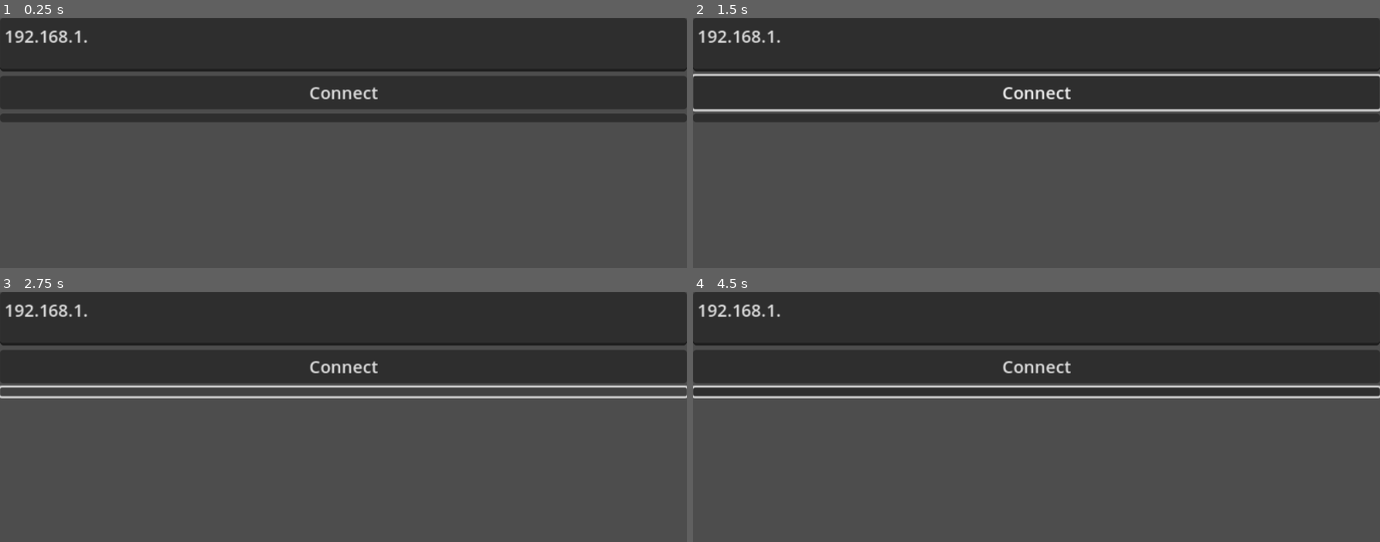
Above: before the commit, frames 1-4 (two rows, left to right).
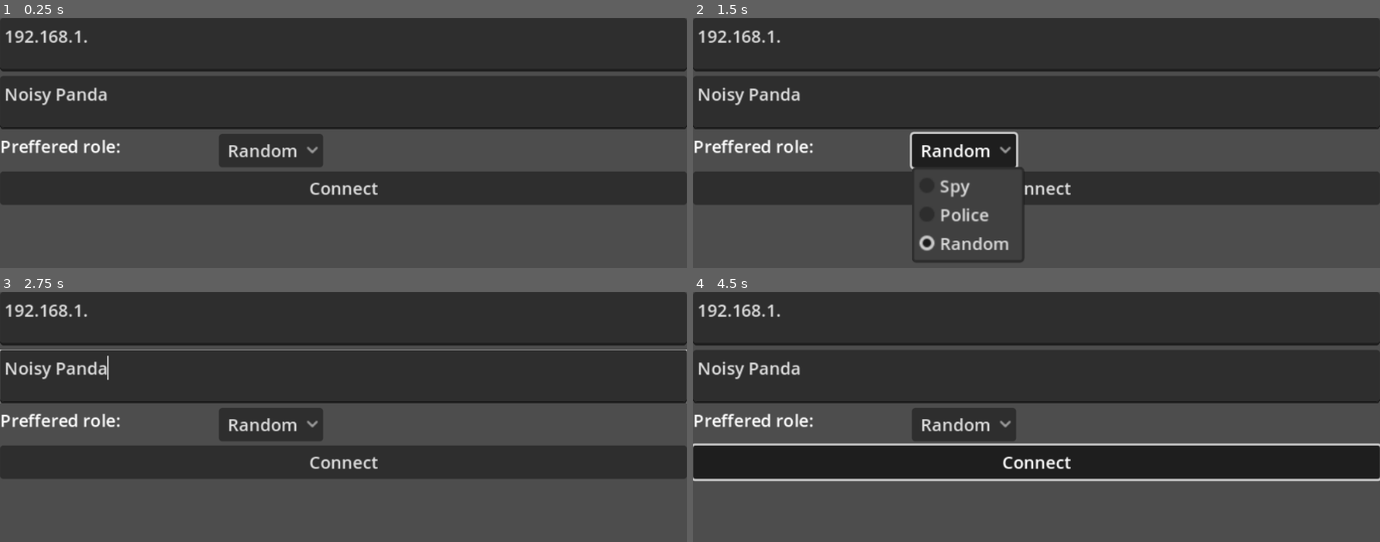
Above: after the commit, the same moments.

Repository: TheWrongUlraf/SummerGameJam2025
Game: Godot game, scene res://scenes/LobbyScreen.tscn
The game is run twice, just before and just after one commit, with the same random seed, the same clock (stepped at 60 frames per second) and the same inputs.
Inputs (mouse positions are in pixels of both pictures, inside the frame that each line leads up to):
- Up to frame 1 (0.25 s): no input
- Up to frame 2 (1.5 s): click "Connect" at 0.5 s; click (960, 150) at 1.25 s, where only the run after the commit has a clickable "Random"
- Up to frame 3 (2.75 s): click (343, 392) at 2.02 s
- Up to frame 4 (4.5 s): click (960, 424) at 2.75 s, where only the run after the commit has a clickable "Random"; click (960, 424) at 3.5 s, where only the run after the commit has a clickable "Random"; tap Enter at 4.25 s; move the mouse to (1187, 467) at 4.27 s; click (1187, 467) at 4.42 s

The runs differ from the first frame. In frame 1, 20% of the frame differs, in the area x 0-100%, y 27-75%; in frame 2, 21%; in frame 3, 21%; in frame 4, 23%, in the area x 0-100%, y 27-76%.

Commit message:
Enter name and role, assign roles to clients

Diff:
--- a/scenes/LobbyScreen.tscn
+++ b/scenes/LobbyScreen.tscn
@@ -22,17 +22,49 @@
 [node name="ClientControls" type="VBoxContainer" parent="VerticalBox"]
 layout_mode = 2
 
-[node name="ServerIP" type="TextEdit" parent="VerticalBox/ClientControls"]
+[node name="NotConnected" type="VBoxContainer" parent="VerticalBox/ClientControls"]
+layout_mode = 2
+
+[node name="ServerIP" type="TextEdit" parent="VerticalBox/ClientControls/NotConnected"]
 custom_minimum_size = Vector2(0, 50)
 layout_mode = 2
 text = "192.168.1."
 
-[node name="ConnectButton" type="Button" parent="VerticalBox/ClientControls"]
+[node name="NameEdit" type="TextEdit" parent="VerticalBox/ClientControls/NotConnected"]
+custom_minimum_size = Vector2(0, 50)
+layout_mode = 2
+
+[node name="HBoxContainer" type="HBoxContainer" parent="VerticalBox/ClientControls/NotConnected"]
+layout_mode = 2
+
+[node name="RoleLabel" type="RichTextLabel" parent="VerticalBox/ClientControls/NotConnected/HBoxContainer"]
+custom_minimum_size = Vector2(200, 0)
+layout_mode = 2
+text = "Preffered role:"
+fit_content = true
+
+[node name="RoleSelector" type="OptionButton" parent="VerticalBox/ClientControls/NotConnected/HBoxContainer"]
+layout_mode = 2
+selected = 2
+item_count = 3
+popup/item_0/text = "Spy"
+popup/item_0/id = 0
+popup/item_1/text = "Police"
+popup/item_1/id = 1
+popup/item_2/text = "Random"
+popup/item_2/id = 2
+
+[node name="ConnectButton" type="Button" parent="VerticalBox/ClientControls/NotConnected"]
 layout_mode = 2
 text = "Connect"
 
-[node name="DisconnectButton" type="Button" parent="VerticalBox/ClientControls"]
+[node name="Connected" type="VBoxContainer" parent="VerticalBox/ClientControls"]
+visible = false
 layout_mode = 2
+
+[node name="DisconnectButton" type="Button" parent="VerticalBox/ClientControls/Connected"]
+layout_mode = 2
+text = "Disconnect"
 
 [node name="ServerControls" type="VBoxContainer" parent="VerticalBox"]
 layout_mode = 2
@@ -52,6 +84,6 @@
 layout_mode = 2
 text = "Start game [DEBUG]"
 
-[connection signal="pressed" from="VerticalBox/ClientControls/ConnectButton" to="." method="_on_connect_button_pressed"]
-[connection signal="pressed" from="VerticalBox/ClientControls/DisconnectButton" to="." method="_on_disconnect_button_pressed"]
+[connection signal="pressed" from="VerticalBox/ClientControls/NotConnected/ConnectButton" to="." method="_on_connect_button_pressed"]
+[connection signal="pressed" from="VerticalBox/ClientControls/Connected/DisconnectButton" to="." method="_on_disconnect_button_pressed"]
 [connection signal="pressed" from="VerticalBox/ServerControls/StartGameDebugButton" to="." method="_on_start_game_debug_button_pressed"]
--- a/scripts/lobby.gd
+++ b/scripts/lobby.gd
@@ -5,11 +5,16 @@
 const SERVER_PORT = 8021
 const MAX_ALLOWED_CLIENTS = 10
 
+const ROLE_RANDOM = -1
+const ROLE_POLICE = 0
+const ROLE_REBEL = 1
+
 var players_in_lobby = Array()
 
-var is_server_cached = -1
+var _is_server_cached = -1
 
 var game_scene = null
+var _client_role = ROLE_RANDOM
 
 signal server_on_player_number_updated
 
@@ -17,6 +22,11 @@
 signal client_on_connection_error
 signal client_on_disconnected
 signal client_on_game_started
+
+class LobbyPlayerInfo:
+	var Id: int
+	var Name: String
+	var Role: int
 
 func _ready():
 	print("Initializing the networking")
@@ -85,21 +95,29 @@
 	return ips
 
 
-func _entered_lobby(id):
+@rpc("any_peer", "call_remote", "reliable")
+func _server_on_player_ready_in_lobby(id, name, role):
 	if multiplayer.is_server():
-		players_in_lobby.append(id)
+		var player = LobbyPlayerInfo.new()
+		player.Id = id
+		player.Name = name
+		player.Role = role
+		players_in_lobby.append(player)
 		server_on_player_number_updated.emit()
 		print("Client " + str(id) + " has entered the lobby")
 
 
 func _server_only_on_client_connected(id):
 	print("Client " + str(id) + " connected")
-	_entered_lobby(id)
 
 
 func _server_only_on_client_disconnected(id):
 	print("Client " + str(id) + " disconnected")
-	players_in_lobby.erase(id)
+	for i in range(0, len(players_in_lobby)):
+		var player_info = (players_in_lobby[i] as LobbyPlayerInfo)
+		if player_info.Id == id:
+			players_in_lobby.remove_at(i)
+			break;
 	server_on_player_number_updated.emit()
 
 
@@ -119,9 +137,9 @@
 
 
 func is_server():
-	if is_server_cached == -1:
-		is_server_cached = 1 if OS.get_cmdline_args().has("-server") else 0
-	return is_server_cached == 1
+	if _is_server_cached == -1:
+		_is_server_cached = 1 if OS.get_cmdline_args().has("-server") else 0
+	return _is_server_cached == 1
 
 
 func connect_to_server(ip):
@@ -140,6 +158,10 @@
 	multiplayer.multiplayer_peer = peer
 
 
+func client_reported_lobby_ready(name, role):
+	_server_on_player_ready_in_lobby.rpc(multiplayer.get_unique_id(), name, role)
+
+
 func disconnect_from_server():
 	if multiplayer.has_multiplayer_peer():
 		multiplayer.multiplayer_peer.close()
@@ -147,17 +169,49 @@
 
 func get_players_in_the_lobby_num():
 	return len(players_in_lobby)
+
 
 func change_to_game_scene():
 	get_tree().change_scene_to_file("res://scenes/server_game.tscn")
 	await get_tree().create_timer(0).timeout
 	game_scene = get_tree().current_scene
 
+
+func server_start_game():
+	if !is_server():
+		printerr("Don't call it from client!")
+		return
+
+	var is_police_role_assigned = false
+
+	players_in_lobby.shuffle()
+
+	for player in players_in_lobby:
+		var player_info = (player as LobbyPlayerInfo)
+		if player_info.Role == ROLE_POLICE:
+			if is_police_role_assigned == true:
+				player_info.Role = ROLE_REBEL
+			else:
+				is_police_role_assigned = true
+
+	if !is_police_role_assigned:
+		(players_in_lobby[0] as LobbyPlayerInfo).Role = ROLE_POLICE
+
+	for player in players_in_lobby:
+		var player_info = (player as LobbyPlayerInfo)
+		if player_info.Role != ROLE_POLICE:
+			player_info.Role = ROLE_REBEL
+		_start_game.rpc_id(player_info.Id, player_info.Role)
+
+
 @rpc("authority", "call_remote", "reliable")
-func start_game():
+func _start_game(role):
 	if is_server():
 		printerr("We never call this on the server duh!")
-	client_on_game_started.emit()
+	_client_role = role
+	print("Client role: " + str(_client_role))
+	client_on_game_started.emit(role)
+
 
 @rpc("any_peer", "call_remote", "unreliable_ordered")
 func update_position(pos: Vector2):
@@ -169,3 +223,16 @@
 	else:
 		var sender_id = multiplayer.get_remote_sender_id()
 		game_scene.update_player_position(sender_id, pos)
+
+
+
+func get_player_info(id):
+	for player in players_in_lobby:
+		var player_info = (player as LobbyPlayerInfo)
+		if player_info.Id == id:
+			return player_info
+	return null
+
+
+func client_get_role():
+	return _client_role
--- a/scripts/lobby_screen.gd
+++ b/scripts/lobby_screen.gd
@@ -1,4 +1,7 @@
 extends Control
+
+const PredefinedAdjectives = ["Fun", "Crazy", "Calm", "Cool", "Noisy", "Jumpy"]
+const PredefinedNouns = ["Raccoon", "Panda", "Frog", "Fox", "Dog", "Cat"]
 
 func _ready():
 	if Lobby.is_server():
@@ -19,8 +22,11 @@
 		$VerticalBox/ServerControls.hide()
 		Lobby.client_on_connected.connect(_client_on_connected)
 		Lobby.client_on_connection_error.connect(_client_on_connection_error)
-		Lobby.client_on_connected.connect(_client_on_disconnected)
+		Lobby.client_on_disconnected.connect(_client_on_disconnected)
 		Lobby.client_on_game_started.connect(_client_on_game_started)
+
+		$VerticalBox/ClientControls/NotConnected/NameEdit.text = PredefinedAdjectives.pick_random() + " " + PredefinedNouns.pick_random()
+
 		Lobby.client_is_initialized()
 
 
@@ -29,24 +35,29 @@
 
 
 func _on_connect_button_pressed() -> void:
-	Lobby.connect_to_server($VerticalBox/ClientControls/ServerIP.text)
+	Lobby.connect_to_server($VerticalBox/ClientControls/NotConnected/ServerIP.text)
 
 
 func _on_start_game_debug_button_pressed() -> void:
-	Lobby.start_game.rpc()
+	Lobby.server_start_game()
 	Lobby.change_to_game_scene()
 
 
 func _client_on_connected():
-	$VerticalBox/ClientControls/ServerIP.hide()
-	$VerticalBox/ClientControls/ConnectButton.hide()
-	$VerticalBox/ClientControls/DisconnectButton.show()
+	var preffered_role = Lobby.ROLE_RANDOM
+	var selected_index = $VerticalBox/ClientControls/NotConnected/HBoxContainer/RoleSelector.selected
+	if selected_index == 0:
+		preffered_role == Lobby.ROLE_POLICE
+	if selected_index == 1:
+		preffered_role == Lobby.ROLE_REBEL
+	Lobby.client_reported_lobby_ready($VerticalBox/ClientControls/NotConnected/NameEdit.text, preffered_role);
+	$VerticalBox/ClientControls/NotConnected.hide()
+	$VerticalBox/ClientControls/Connected.show()
 
 
 func _client_on_disconnected():
-	$VerticalBox/ClientControls/ServerIP.show()
-	$VerticalBox/ClientControls/ConnectButton.show()
-	$VerticalBox/ClientControls/DisconnectButton.hide()
+	$VerticalBox/ClientControls/NotConnected.show()
+	$VerticalBox/ClientControls/Connected.hide()
 
 
 func _client_on_connection_error():
@@ -55,7 +66,6 @@
 
 func _client_on_game_started():
 	get_tree().change_scene_to_file("res://scenes/player_movement.tscn")
-	pass
 
 
 func _on_disconnect_button_pressed() -> void:
